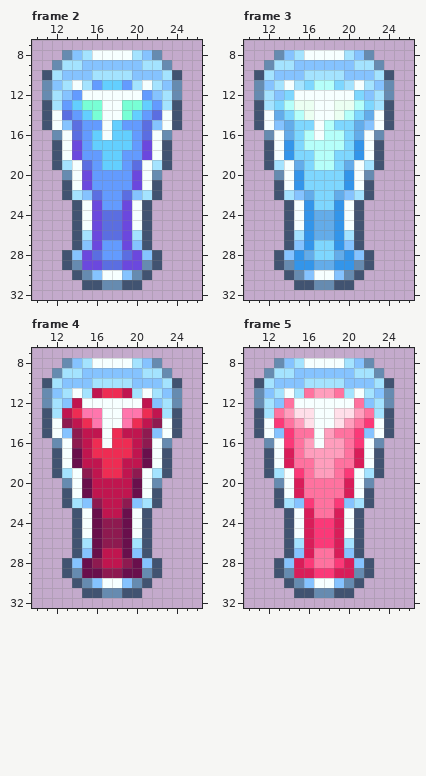
Pixel-art file: GraphicAssets/Item/Drinks/Drink_5.aseprite. Above is the file before it was changed.
36x36 pixels, 7 frames. Shown: frame 2: x 10..26, y 7..32; frame 3: x 10..26, y 7..32; frame 4: x 10..26, y 7..32; frame 5: x 10..26, y 7..32. The commit also changed other frames, which this record leaves out.
Now the later version:
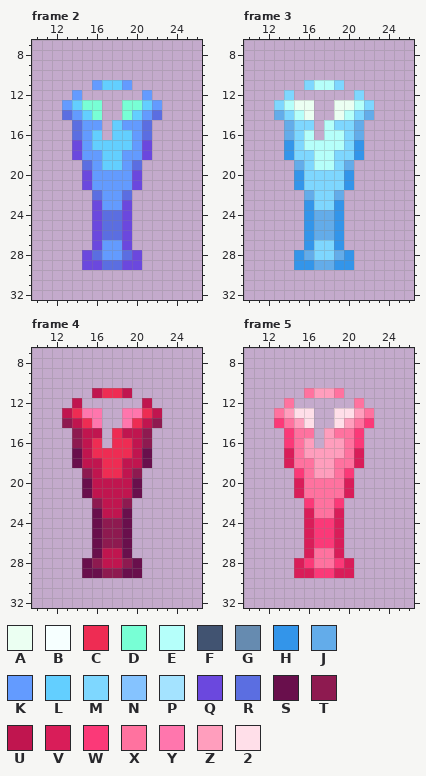
Palette (. is transparent): A #ebfff2  B #f6ffff  C #ee2c53  D #78ffd5  E #b5fffa  F #415371  G #668bb0  H #3395ea  J #63acea  K #639bff  L #63cfff  M #7ed7ff  N #85c3ff  P #a4e3ff  Q #6b48de  R #5b6ee1  S #690f4c  T #8e1a50  U #c0154f  V #d91d59  W #fb3978  X #ff729f  Y #ff76ad  Z #ff9ebd  2 #ffdfe9
What changed:
Changed rows in their new state; - is an unchanged pixel.
Frame 2, layer "Layer 1":
first column x 11:
 8 --..........--
 9 -............-
10 ..............
11 .....----.....
12 ...-......-...
13 ..----..----..
14 ..----..----..
15 ...---.----...
16 -..---.----..-
17 -..--------..-
18 -..--------..-
19 -...------...-
20 --..------..--
21 --..------..--
22 --...----...--
23 ---..----..---
24 ---..----..---
25 ---..----..---
26 ---..----..---
27 ---..----..---
28 --..------..--
29 --..------..--
30 ---........---
31 ----......----
Frame 3, layer "Layer 1": the same change as frame 2
Frame 4, layer "Layer 1": the same change as frame 2
Frame 5, layer "Layer 1": the same change as frame 2
Where, in picture pixels (left, top, right, bottom), the same in both pictures:
erased: (42, 50, 182, 290)
erased: (254, 50, 394, 290)
erased: (42, 358, 182, 598)
erased: (254, 358, 394, 598)
